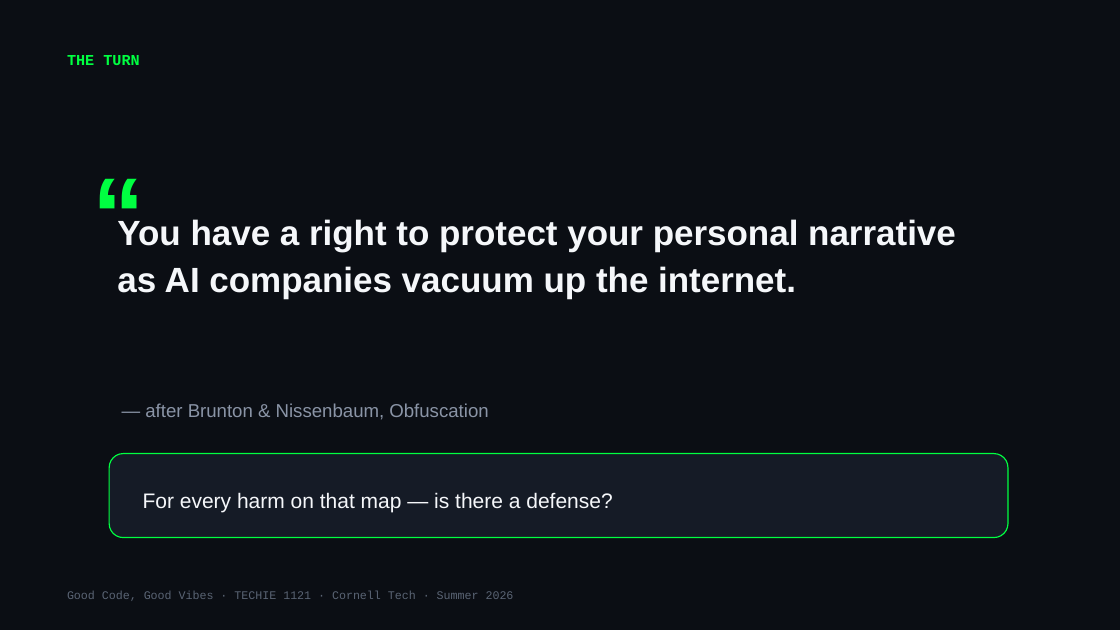
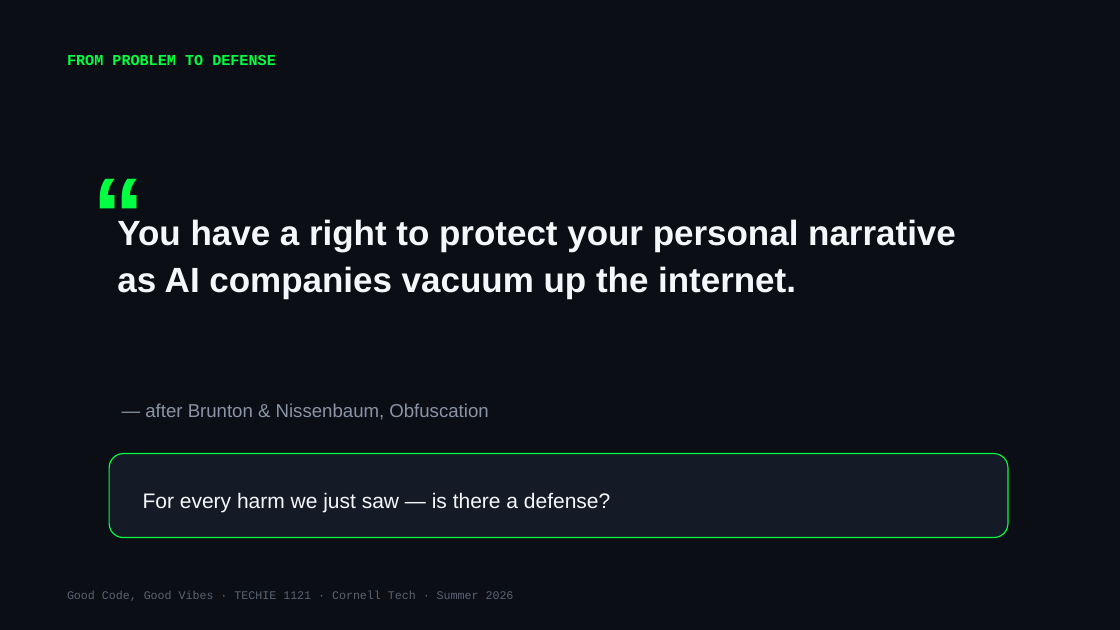
Before and after one commit to Cornell-Tech-Vibe-Coding-Summer-2026/website, a slide deck: slide 12 of slides/Week2-Wed-AI-Against-AI.pptx. Drawn at 1120x630 pixels with LibreOffice and Linux fonts; fonts in the diff are those of the drawing. Boxes give left, top, right and bottom in pixels: in the first picture for what was removed or moved away, otherwise in the second. Text is boxed around its words. In the diff, an @@ line names an element or a change of style, - is before the commit and + after.

```diff
--- a/slides/Week2-Wed-AI-Against-AI.pptx
+++ b/slides/Week2-Wed-AI-Against-AI.pptx
@@ text at box(67, 55, 276, 65): text changed @@
-THE TURN
+FROM PROBLEM TO DEFENSE
@@ text at box(143, 492, 610, 512): text changed @@
-For every harm on that map — is there a defense?
+For every harm we just saw — is there a defense?
```
Also in this commit, not shown: 12 other slides changed, 2 other files.
